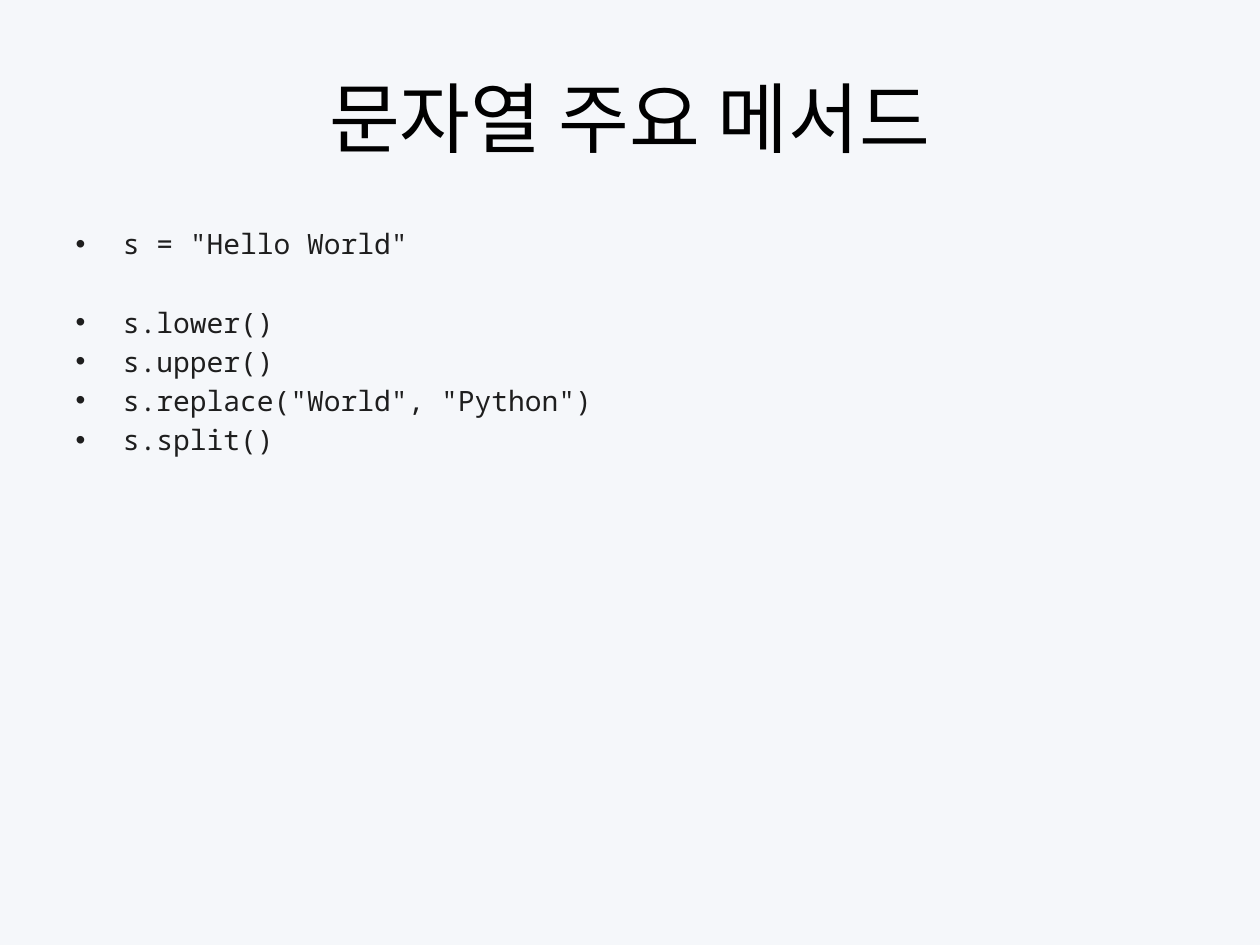
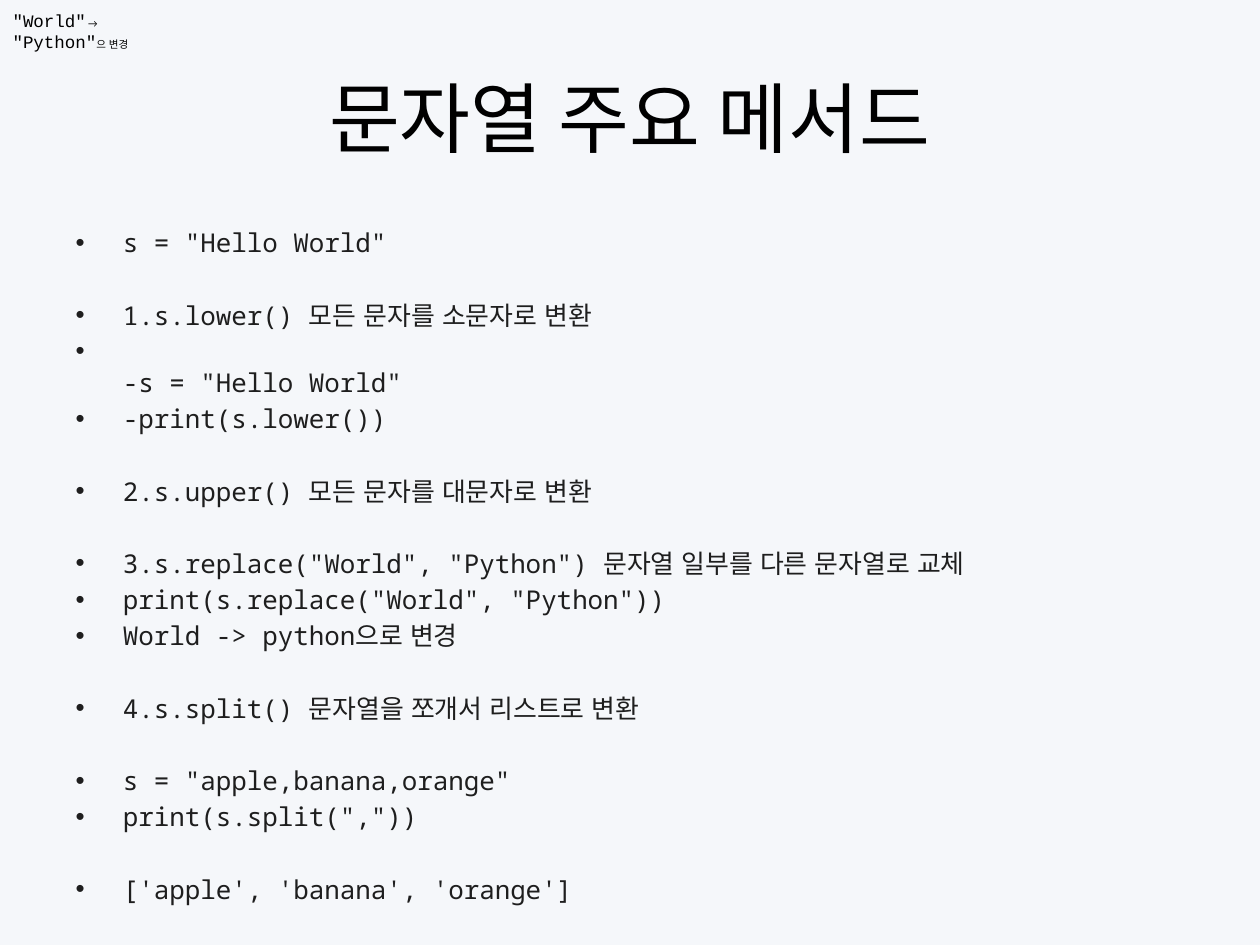
Before and after one commit to gunwoong1996/problem-solving, a slide deck: slide 5 of 2026년은 ai와 함께/내가 만든 교재/ppt버젼/2_3_문자열.pptx. Drawn at 1260x945 pixels with LibreOffice and Linux fonts; fonts in the diff are those of the drawing. Boxes give left, top, right and bottom in pixels: in the first picture for what was removed or moved away, otherwise in the second. Text is boxed around its words. In the diff, an @@ line names an element or a change of style, - is before the commit and + after.

```diff
--- a/2026년은 ai와 함께/내가 만든 교재/ppt버젼/2_3_문자열.pptx
+++ b/2026년은 ai와 함께/내가 만든 교재/ppt버젼/2_3_문자열.pptx
@@ text added at <box>13,15,128,52</box>, 10 pt, text #000000 @@
+"World" → "Python"으 변경
@@ text at <box>123,232,386,253</box>: size 16 to 14.8 pt in "s = "Hello World"" @@
@@ text at <box>123,303,965,833</box>: text changed; size 16 to 14.8 pt @@
-• s.lower()
-• s.upper()
-• s.replace("World", "Python")
-• s.split()
+• 1.s.lower() 모든 문자를 소문자로 변환
+• -s = "Hello World"
+• -print(s.lower())
+• 2.s.upper() 모든 문자를 대문자로 변환
+• 3.s.replace("World", "Python") 문자열 일부를 다른 문자열로 교체
+• print(s.replace("World", "Python"))
+• World -> python으로 변경
+• 4.s.split() 문자열을 쪼개서 리스트로 변환
+• s = "apple,banana,orange"
+• print(s.split(","))
+• ['apple', 'banana', 'orange']
```
Also in this commit, not shown: 1 other slide changed, 1 other file.
